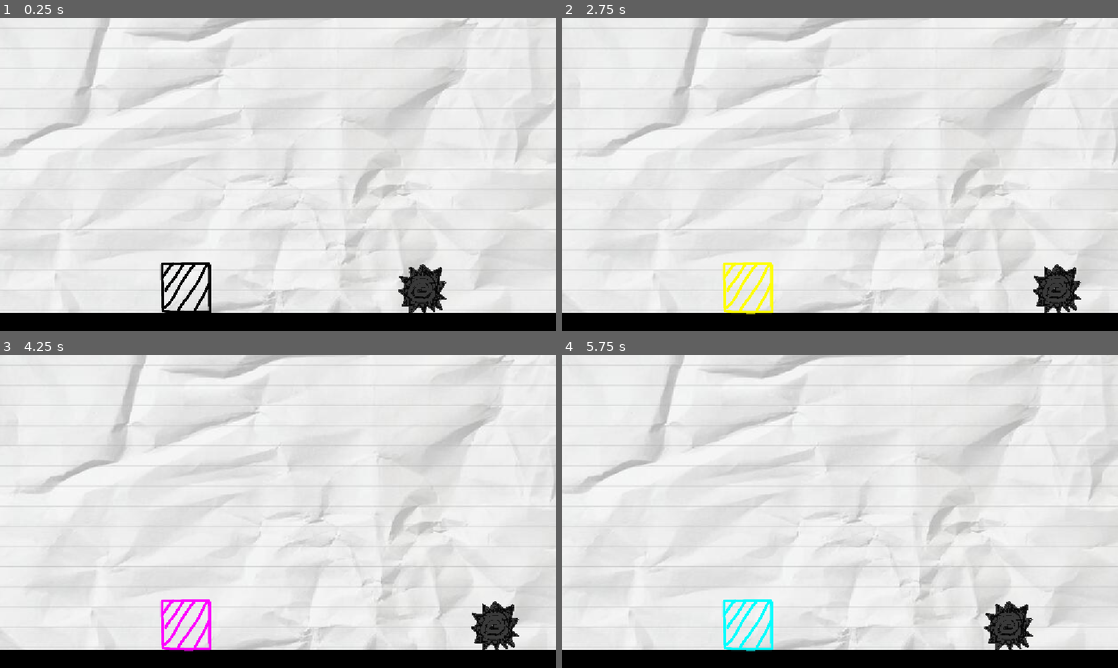
Above: before the commit, frames 1-4 (two rows, left to right).
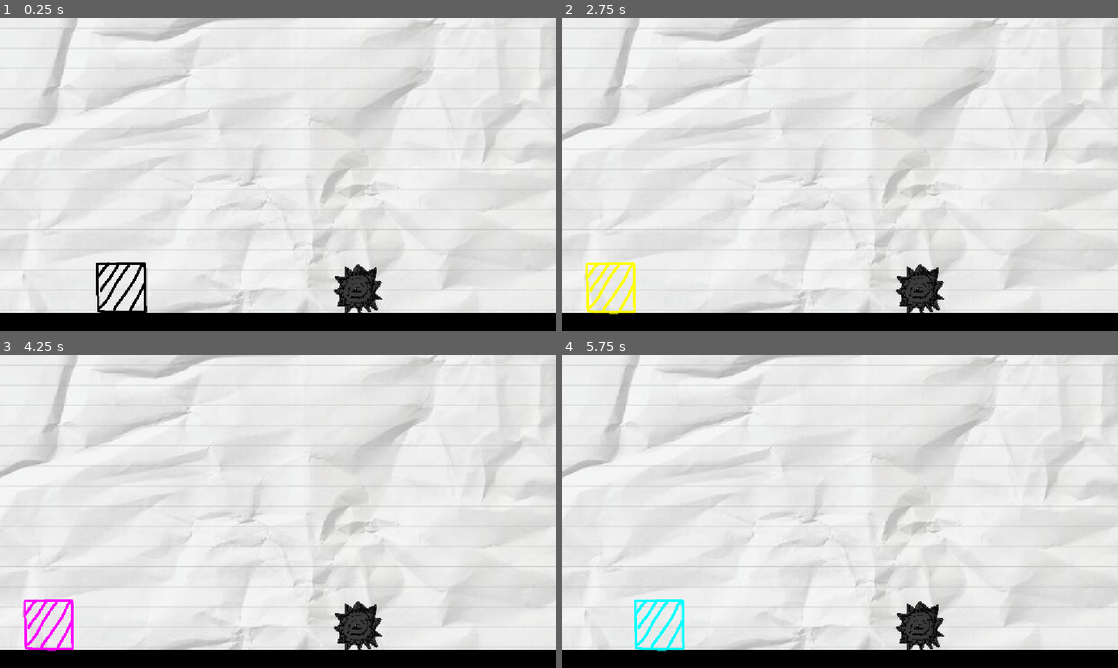
Above: after the commit, the same moments.

Repository: hanifaudah/jump-2
Game: Godot game, scene res://scenes/main.tscn
Same seed, same stepped clock (60 frames per second), same inputs: the game is played once before the commit and once after it.
Inputs:
- Up to frame 1 (0.25 s): no input
- Up to frame 2 (2.75 s): tap Enter (ui_accept) at 0.5, 0.77, 1.52 s; hold Q (cyan) 0.53-1.28 s; tap E (magenta) at 1.35 s; hold R (yellow) from 2.03 s (still down)
- Up to frame 3 (4.25 s): release R (yellow) at 2.78 s; tap Q (cyan) at 2.85 s; tap Enter (ui_accept) at 3.02, 3.77 s; hold E (magenta) from 3.53 s (still down)
- Up to frame 4 (5.75 s): release E (magenta) at 4.28 s; tap R (yellow) at 4.35 s; tap Enter (ui_accept) at 4.52 s; hold Q (cyan) from 5.03 s (still down)

The runs differ from the first frame. In frame 1, 11% of the frame differs, in the area x 0-100%, y 0-95%; in frame 2, 12%; in frame 3, 12%; in frame 4, 12%.

Commit message:
add progression

Diff:
--- a/scripts/main.gd
+++ b/scripts/main.gd
@@ -8,6 +8,27 @@
 var viewport_size: Vector2
 var offset: float
 var color_walls: Array[ColorWall] = []
+var level_num: int = 1
+var level: Node
+
+func _set_level(new_level_num):
+	if level: remove_child(level)
+	var level_scene = load("res://scenes/level%d.tscn" % new_level_num)
+	level = level_scene.instantiate()
+	add_child(level)
+
+	player = level.get_node("Player") as Player
+	player.died.connect(_on_player_died)
+	player.level_completed.connect(_on_player_level_completed)
+	player.color_changed.connect(_on_player_color_changed)
+	player.position.x = player.get_width()
+	camera.position.x = player.position.x
+
+	for child in level.get_children():
+		if child is ColorWall:
+			color_walls.append(child)
+
+	finish_line = level.get_node("FinishLine") as FinishLine
 
 func _ready():
 	viewport_size = get_viewport_rect().size
@@ -15,27 +36,15 @@
 	_render_background()
 
 	offset = -viewport_size.x * (1.0/3.0)
-	var level_scene = load("res://scenes/level1.tscn")
-	var level = level_scene.instantiate()
-	add_child(level)
 
-	player = level.get_node("Player") as Player
-	player.died.connect(_on_player_died)
-	player.level_completed.connect(_on_player_level_completed)
-	player.color_changed.connect(_on_player_color_changed)
-	player.position.x = player.get_width()
-
-	finish_line = level.get_node("FinishLine") as FinishLine
-
-	for child in level.get_children():
-		if child is ColorWall:
-			color_walls.append(child)
+	_set_level(level_num)
 
 func _on_player_died():
 	get_tree().reload_current_scene()
 
 func _on_player_level_completed():
-	get_tree().reload_current_scene()
+	level_num += 1
+	_set_level(level_num)
 
 func _on_player_color_changed():
 	for wall in color_walls:
@@ -48,7 +57,6 @@
 			camera.position.x = finish_line.position.x - viewport_size.x
 		else:
 			camera.position.x = max(camera.position.x, player.global_position.x + offset)
-
 
 func _render_background():
 	# Parallax setup
